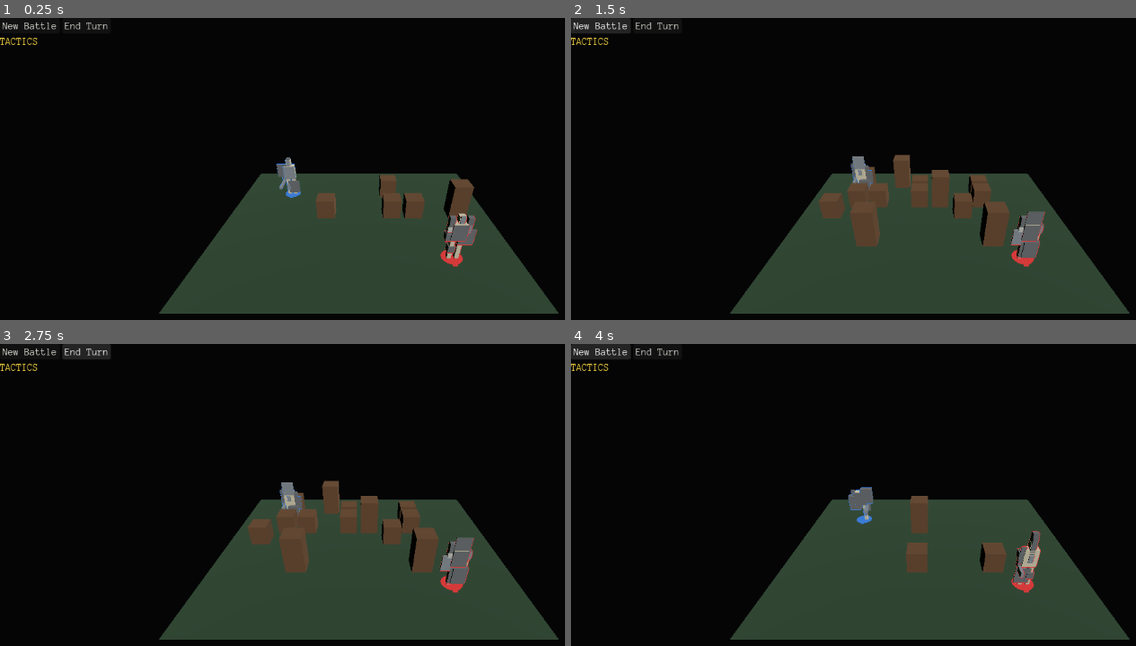
Above: before the commit, frames 1-4 (two rows, left to right).
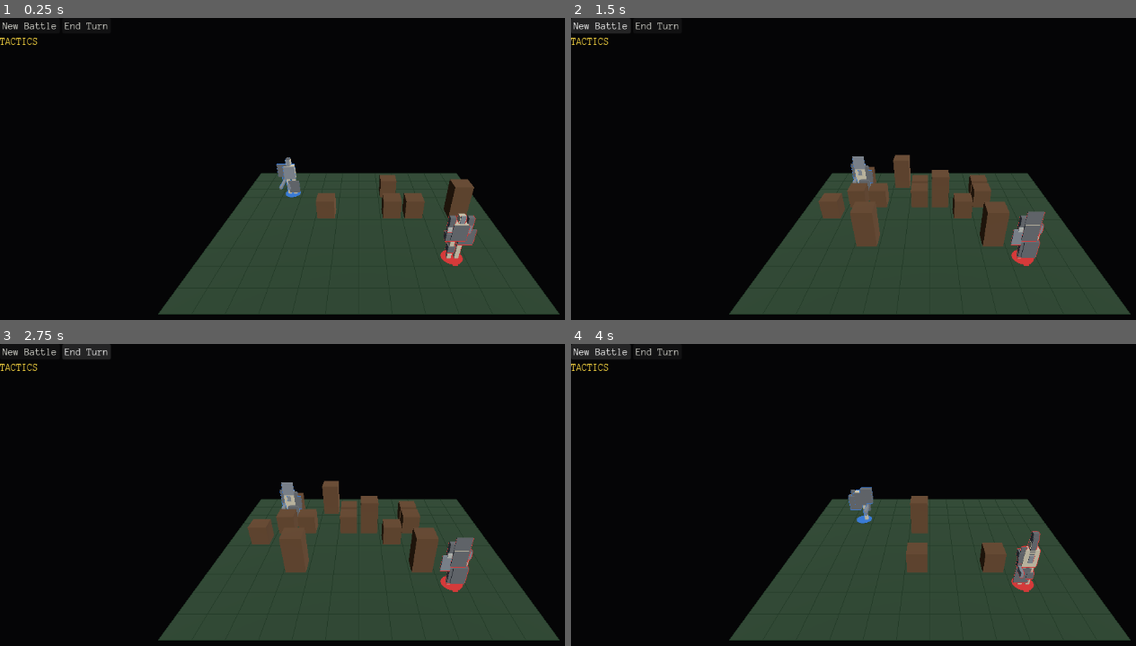
Above: after the commit, the same moments.

Repository: NotUserFriendly/HulkBreakers
Game: Godot game, scene res://src/view/battle_scene.tscn
Two runs of this game, one before a commit and one after it. Both use one fixed random seed, a clock stepped at 60 frames per second and the inputs below.
Inputs:
- Up to frame 1 (0.25 s): no input
- Up to frame 2 (1.5 s): click "New Battle" at 0.5 s; click "New Battle" at 1.25 s
- Up to frame 3 (2.75 s): click "End Turn" at 2 s
- Up to frame 4 (4 s): click "End Turn" at 2.75 s; click "New Battle" at 3.5 s

The runs differ from the first frame. In frame 1, 0.5% of the frame differs, in the area x 27-100%, y 51-99%; in frame 2, 0.5%; in frame 3, 0.5%; in frame 4, 0.4%.

Commit message:
Taskblock02 Pass G: small visual tweaks
G1: ambient was a tint of GROUND at 0.25 energy — a quarter of an
already-dark green is nearly nothing, so any face away from the key
light still read as pure black. Fixed to a soft neutral fill (#8A93A0)
at 0.35 energy, per the taskblock's own correction of its earlier spec.
Tuned against checkpoint 6's cyborg_closeup.png, as instructed — that
image is the actual test, and shadow-side faces on both cover and
cyborg limbs now show real detail instead of flat black.

G2: TRACER_LIFETIME 0.15 -> 0.30. The damage-direction line is the
readable part of a resolution; it was gone before you could follow it.

G3: BoardView now draws a subtle ImmediateMesh line grid on CELL_SIZE
boundaries (a value or two off WorldPalette.GROUND, dark not bright —
docs/10's own "a reference, not decoration"). Visible and legible at
the default tactical camera distance per checkpoint 6/7's regenerated
screenshots.

Full suite: 473/473 green, gdlint clean. Checkpoints 6 and 7
regenerated and visually confirmed: grid lines read clearly, no face
reads as pure black, and the tracer is still legible with the longer
lifetime.

This closes out taskblock02 (Passes A-G).

Co-Authored-By: Claude Sonnet 5 <noreply@anthropic.com>

Diff:
--- a/src/view/board_view.gd
+++ b/src/view/board_view.gd
@@ -20,6 +20,10 @@
 const OVERLAY_SIZE := 0.8
 const REACHABLE_COLOR := Color(0.55, 0.55, 0.52)
 const GHOST_COLOR := Color(0.95, 0.82, 0.25)
+## docs/10 taskblock02 G3: a subtle reference, not decoration — a value or
+## two off WorldPalette.GROUND (#2E4A32), never bright.
+const GRID_LINE_COLOR := Color("#253B29")
+const GRID_LINE_HEIGHT := 0.005
 
 var grid: Grid
 
@@ -43,9 +47,7 @@
 
 	var ground := MeshInstance3D.new()
 	var plane := PlaneMesh.new()
-	plane.size = Vector2(
-		grid.width * UnitGeometry.CELL_SIZE, grid.height * UnitGeometry.CELL_SIZE
-	)
+	plane.size = Vector2(grid.width * UnitGeometry.CELL_SIZE, grid.height * UnitGeometry.CELL_SIZE)
 	plane.material = WorldPalette.lit_material(WorldPalette.GROUND)
 	ground.mesh = plane
 	ground.position = Vector3(
@@ -54,9 +56,39 @@
 		(grid.height - 1) * UnitGeometry.CELL_SIZE * 0.5
 	)
 	_static.add_child(ground)
+	_static.add_child(_build_grid_lines(grid))
 
 	for cell: Vector2i in grid.blockers:
 		_spawn_blocker(grid.blockers[cell], cell, material_table)
+
+
+## docs/10 taskblock02 G3: "the ground is a flat green plane and you can't
+## tell where the tiles are." A line per cell boundary, just above the
+## ground to avoid z-fighting — a reference, not decoration, so it stays
+## unshaded and dim rather than lit and bright.
+func _build_grid_lines(p_grid: Grid) -> MeshInstance3D:
+	var instance := MeshInstance3D.new()
+	var mesh := ImmediateMesh.new()
+	var cell_size: float = UnitGeometry.CELL_SIZE
+	var half: float = cell_size * 0.5
+	var min_x: float = -half
+	var max_x: float = (p_grid.width - 1) * cell_size + half
+	var min_z: float = -half
+	var max_z: float = (p_grid.height - 1) * cell_size + half
+
+	mesh.surface_begin(Mesh.PRIMITIVE_LINES, WorldPalette.overlay_material(GRID_LINE_COLOR))
+	for x in range(p_grid.width + 1):
+		var wx: float = x * cell_size - half
+		mesh.surface_add_vertex(Vector3(wx, GRID_LINE_HEIGHT, min_z))
+		mesh.surface_add_vertex(Vector3(wx, GRID_LINE_HEIGHT, max_z))
+	for z in range(p_grid.height + 1):
+		var wz: float = z * cell_size - half
+		mesh.surface_add_vertex(Vector3(min_x, GRID_LINE_HEIGHT, wz))
+		mesh.surface_add_vertex(Vector3(max_x, GRID_LINE_HEIGHT, wz))
+	mesh.surface_end()
+
+	instance.mesh = mesh
+	return instance
 
 
 func _spawn_blocker(part: Part, cell: Vector2i, material_table: MaterialTable) -> void:
--- a/src/view/resolution_player.gd
+++ b/src/view/resolution_player.gd
@@ -17,7 +17,10 @@
 ## a real muzzle position) — roughly chest-height on the reference humanoid.
 const TRACER_MUZZLE_HEIGHT := 1.25
 const TRACER_THICKNESS := 0.03
-const TRACER_LIFETIME := 0.15
+## docs/10 taskblock02 G2: doubled from 0.15 — the damage-direction line is
+## the readable part of a resolution, and it was gone before you could
+## follow it.
+const TRACER_LIFETIME := 0.30
 const TRACER_COLOR := Color(1.0, 0.85, 0.3)
 
 var banner: Label
--- a/src/view/world_palette.gd
+++ b/src/view/world_palette.gd
@@ -19,9 +19,14 @@
 ## one unshaded blob.
 const LIGHT_ELEVATION_DEG := 45.0
 const LIGHT_AZIMUTH_DEG := 35.0
-## Modest ambient so shadow-side faces aren't pure black, not a second key
-## light.
-const AMBIENT_ENERGY := 0.25
+## docs/10 taskblock02 G1: a soft neutral fill, NOT a tint of the ground —
+## the original spec's "~0.25 of the ground hue" was the error (docs/04's
+## own dark green at a quarter energy is nearly nothing, so any face away
+## from the key light still reads as pure black). A light cool grey at
+## higher energy: no face reads as pure black, tuned against
+## cyborg_closeup.png (checkpoint 6) — that image is the actual test.
+const AMBIENT_COLOR := Color("#8A93A0")
+const AMBIENT_ENERGY := 0.35
 
 
 ## A flat dark backdrop plus soft ambient — otherwise Godot's default
@@ -33,7 +38,7 @@
 	environment.background_mode = Environment.BG_COLOR
 	environment.background_color = VOID
 	environment.ambient_light_source = Environment.AMBIENT_SOURCE_COLOR
-	environment.ambient_light_color = GROUND
+	environment.ambient_light_color = AMBIENT_COLOR
 	environment.ambient_light_energy = AMBIENT_ENERGY
 	node.environment = environment
 	return node
--- a/test/unit/view/test_board_view.gd
+++ b/test/unit/view/test_board_view.gd
@@ -18,7 +18,30 @@
 	add_child_autofree(view)
 	view.build(grid, MaterialTable.default_table())
 
-	assert_eq(view._static.get_child_count(), 2, "ground plane + the one blocker box")
+	# +1: the grid-line mesh (docs/10 taskblock02 G3), always present.
+	assert_eq(view._static.get_child_count(), 3, "ground plane + grid lines + the one blocker box")
+
+
+## docs/10 taskblock02 G3: a line per cell boundary on both axes, spanning
+## exactly the grid's own footprint (half a cell of margin on every edge,
+## same as the ground plane).
+func test_build_draws_grid_lines_spanning_the_grids_own_footprint() -> void:
+	var grid := Grid.new(4, 3)
+	var view := BoardView.new()
+	add_child_autofree(view)
+	view.build(grid, MaterialTable.default_table())
+
+	var mesh: ImmediateMesh = view._static.get_child(1).mesh
+	assert_not_null(mesh, "the grid-line mesh must be the second static child")
+	assert_eq(mesh.get_surface_count(), 1)
+
+	var cell_size: float = UnitGeometry.CELL_SIZE
+	var half: float = cell_size * 0.5
+	var aabb: AABB = mesh.get_aabb()
+	assert_almost_eq(aabb.position.x, -half, 0.0001)
+	assert_almost_eq(aabb.position.z, -half, 0.0001)
+	assert_almost_eq(aabb.end.x, (grid.width - 1) * cell_size + half, 0.0001)
+	assert_almost_eq(aabb.end.z, (grid.height - 1) * cell_size + half, 0.0001)
 
 
 func test_build_clears_previous_children_on_rebuild() -> void:
@@ -30,7 +53,9 @@
 	var first_count: int = view._static.get_child_count()
 	view.build(grid, MaterialTable.default_table())
 
-	assert_eq(view._static.get_child_count(), first_count, "rebuilding must not accumulate children")
+	assert_eq(
+		view._static.get_child_count(), first_count, "rebuilding must not accumulate children"
+	)
 
 
 func test_a_destroyed_blocker_spawns_no_mesh() -> void:
@@ -47,7 +72,9 @@
 	view.build(grid, MaterialTable.default_table())
 
 	assert_eq(
-		view._static.get_child_count(), 1, "only the ground plane; a dead blocker contributes nothing"
+		view._static.get_child_count(),
+		2,
+		"ground plane + grid lines; a dead blocker contributes nothing"
 	)
 
 
@@ -59,7 +86,9 @@
 	assert_eq(view._reachable_overlay.get_child_count(), 3)
 
 	view.show_reachable([Vector2i(0, 0)])
-	assert_eq(view._reachable_overlay.get_child_count(), 1, "a new call must replace the old overlay")
+	assert_eq(
+		view._reachable_overlay.get_child_count(), 1, "a new call must replace the old overlay"
+	)
 
 
 func test_show_ghost_paths_spawns_a_marker_per_cell_across_every_path() -> void:
@@ -101,4 +130,6 @@
 
 	view.show_reachable([Vector2i(0, 0), Vector2i(1, 0)])
 
-	assert_eq(view._static.get_child_count(), static_count, "the overlay must not rebuild the board")
+	assert_eq(
+		view._static.get_child_count(), static_count, "the overlay must not rebuild the board"
+	)
--- a/test/unit/view/test_world_palette.gd
+++ b/test/unit/view/test_world_palette.gd
@@ -6,12 +6,21 @@
 ## unshaded.
 
 
-func test_world_environment_uses_the_void_background_and_ground_tinted_ambient() -> void:
+## docs/10 taskblock02 G1: ambient is a soft NEUTRAL fill, not a tint of
+## the ground — the original spec's "~0.25 of the ground hue" read as
+## nearly nothing (a quarter energy of an already-dark green), so any face
+## away from the key light was still pure black.
+func test_world_environment_uses_the_void_background_and_a_neutral_ambient_fill() -> void:
 	var world_environment: WorldEnvironment = WorldPalette.world_environment()
 	assert_eq(world_environment.environment.background_mode, Environment.BG_COLOR)
 	assert_eq(world_environment.environment.background_color, WorldPalette.VOID)
 	assert_eq(world_environment.environment.ambient_light_source, Environment.AMBIENT_SOURCE_COLOR)
-	assert_eq(world_environment.environment.ambient_light_color, WorldPalette.GROUND)
+	assert_eq(world_environment.environment.ambient_light_color, WorldPalette.AMBIENT_COLOR)
+	assert_ne(
+		world_environment.environment.ambient_light_color,
+		WorldPalette.GROUND,
+		"a fill, never a tint of the ground"
+	)
 	assert_almost_eq(
 		world_environment.environment.ambient_light_energy, WorldPalette.AMBIENT_ENERGY, 0.0001
 	)
Binary file changed: out/checkpoints/06/board_wide.png
Binary file changed: out/checkpoints/06/cyborg_closeup.png
Binary file changed: out/checkpoints/06/twelve_arm_rig.png
Binary file changed: out/checkpoints/07/frame_first_impact.png
Binary file changed: out/checkpoints/07/frame_round1_exchange.png
Binary file changed: out/checkpoints/07/frame_round2_exchange.png
Not shown, changed: out/checkpoints/06/README.md
Not shown, changed: out/checkpoints/07/README.md
Not shown, changed: out/checkpoints/07/playthrough.mp4
Not shown, changed: out/checkpoints/07/run.log
